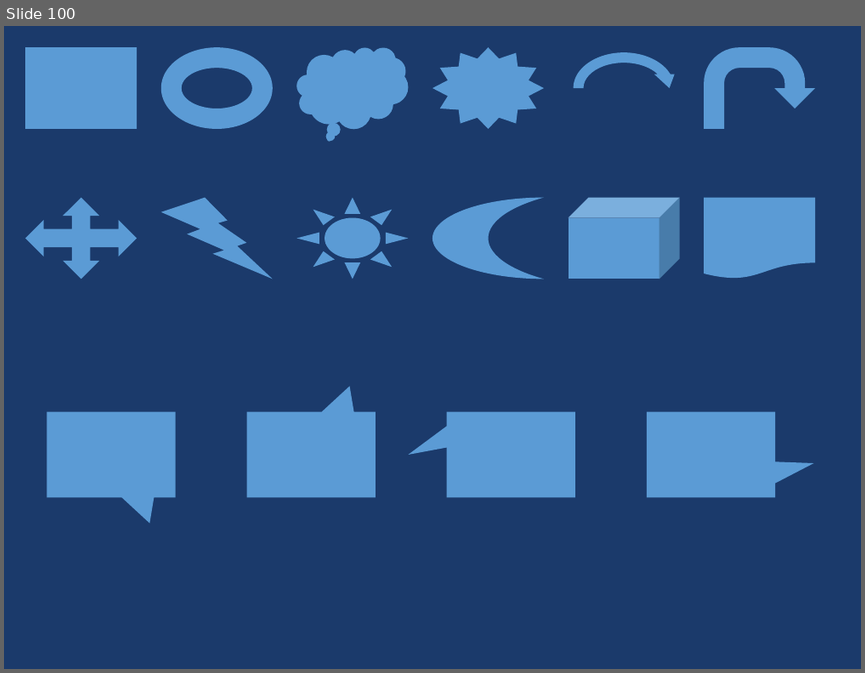
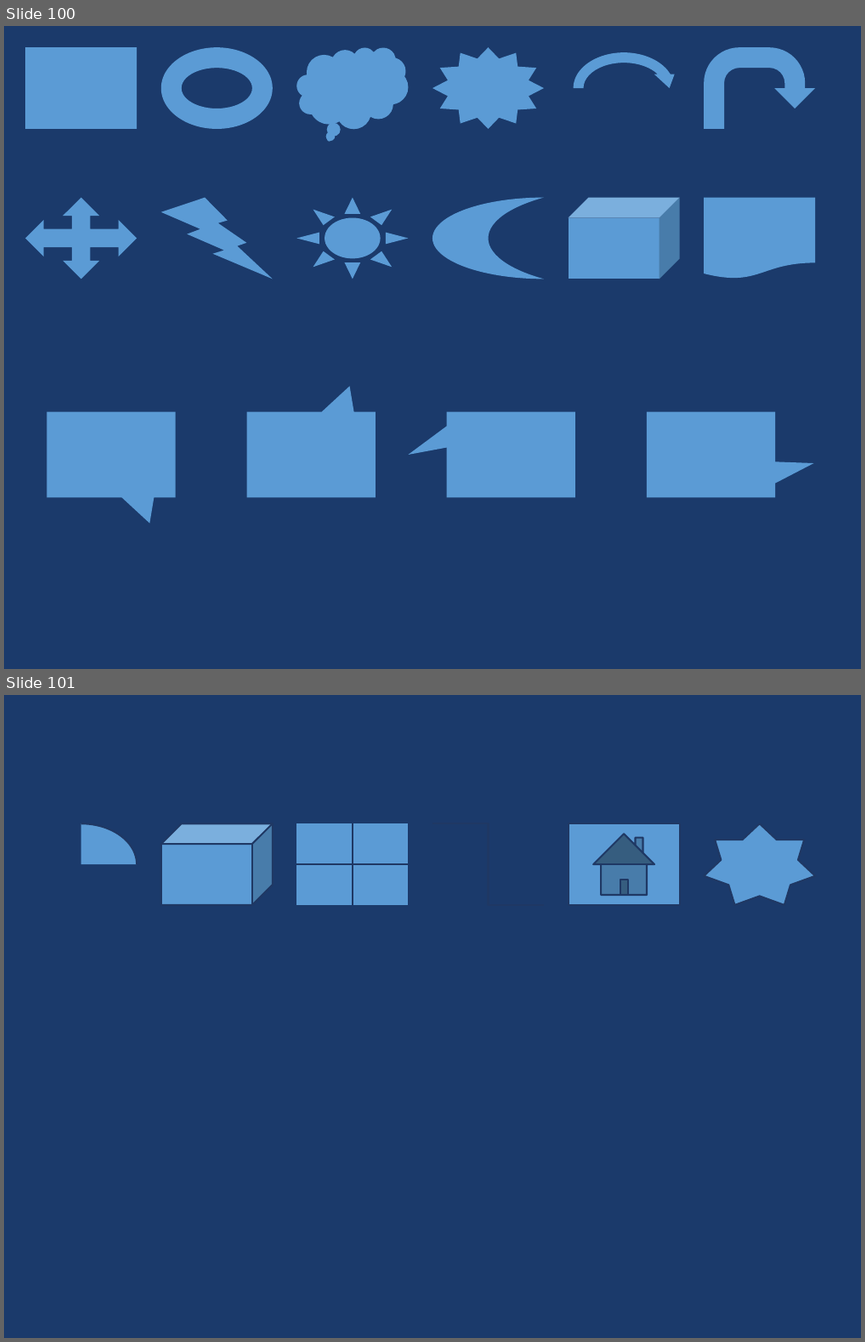
Before and after one commit to t-ujiie-g/pptx-svg, a slide deck: test_fixtures/test_features.pptx. Shown one above the other, each under a label of ours: slide 100 before the commit, slides 100 and 101 after it. The pictures are 865x673 and 865x1342 pixels, drawn with LibreOffice and Linux fonts; fonts in the diff are those of the drawing. Boxes give left, top, right and bottom in pixels: in the first picture for what was removed or moved away, otherwise in the second. Text is boxed around its words. In the diff, an @@ line names an element or a change of style, - is before the commit and + after.

```diff
--- a/test_fixtures/test_features.pptx
+++ b/test_fixtures/test_features.pptx
@@ slide 101 added at [4, 695, 861, 1338], background #1B3A6B @@
@@ arc (boxed as its full ellipse) added at [25, 823, 137, 905], fill #5B9BD5, outline #1F3864 1.5 pt @@
@@ cube added at [160, 823, 273, 905], fill #5B9BD5, outline #1F3864 1.5 pt @@
@@ chart plus added at [297, 823, 409, 905], fill #5B9BD5, outline #1F3864 1.5 pt @@
@@ elbow line added from (432, 823) to (544, 905), #1F3864 1.5 pt @@
@@ action button home added at [568, 823, 679, 905], fill #5B9BD5, outline #1F3864 1.5 pt @@
@@ star added at [704, 823, 816, 905], fill #5B9BD5, outline #1F3864 1.5 pt @@
```
Also in this commit, not shown: 12 other files.
